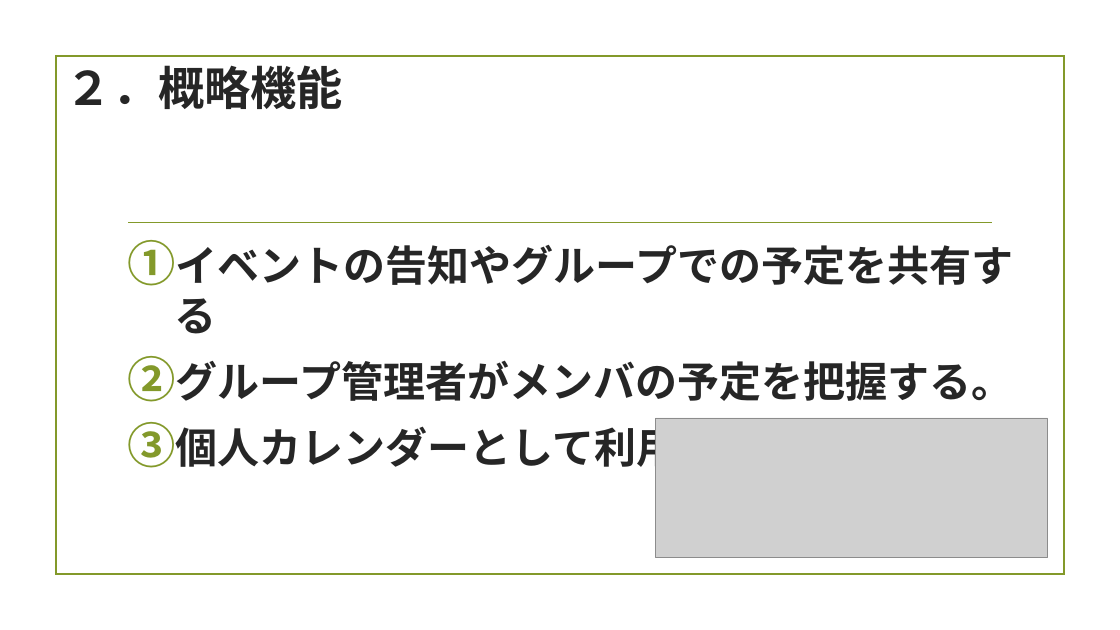
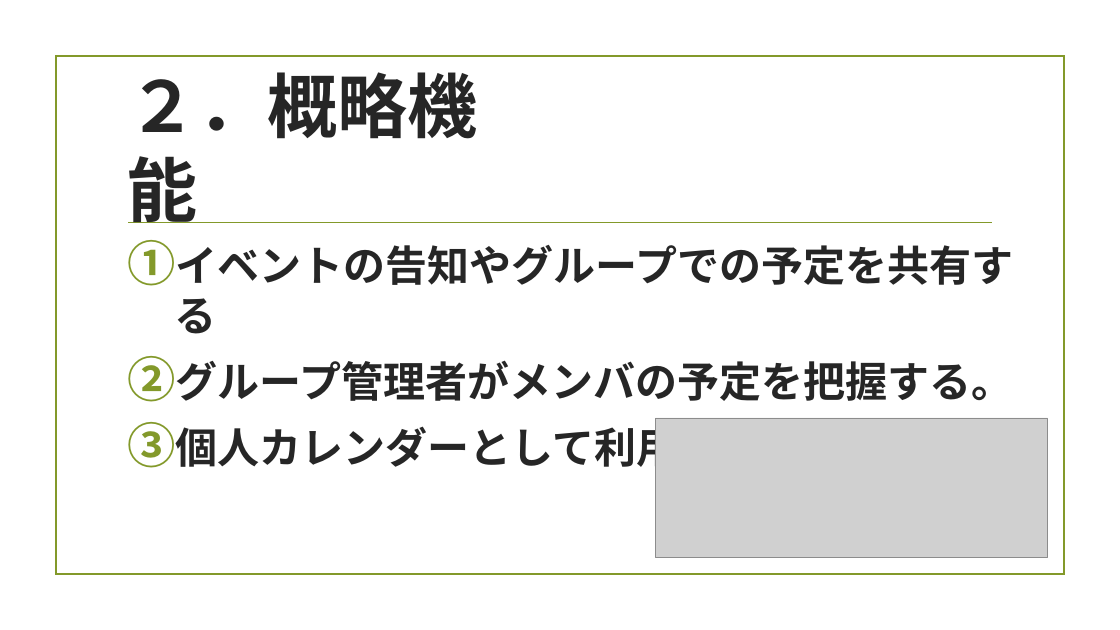
Before and after one commit to ShinjiTanaka2016/originalSite_WeCalendar, a slide deck: slide 4 of WeCalendar/WeCalendar概要書.pptx. Drawn at 1120x630 pixels with LibreOffice and Linux fonts; fonts in the diff are those of the drawing; grey boxes stand for pictures; background and template pictures are left out. Boxes give left, top, right and bottom in pixels: in the first picture for what was removed or moved away, otherwise in the second. Text is boxed around its words. In the diff, an @@ line names an element or a change of style, - is before the commit and + after.

```diff
--- a/WeCalendar/WeCalendar概要書.pptx
+++ b/WeCalendar/WeCalendar概要書.pptx
@@ text "２．概略機能": place and size @@
-text "２．概略機能" at box(66, 65, 343, 109)
+text "２．概略機能" at box(127, 72, 477, 223)
@@ text "２．概略機能" at box(127, 72, 477, 223): size 39.6 to 60 pt @@
```
Also in this commit, not shown: 3 other slides changed, 5 slides added.
